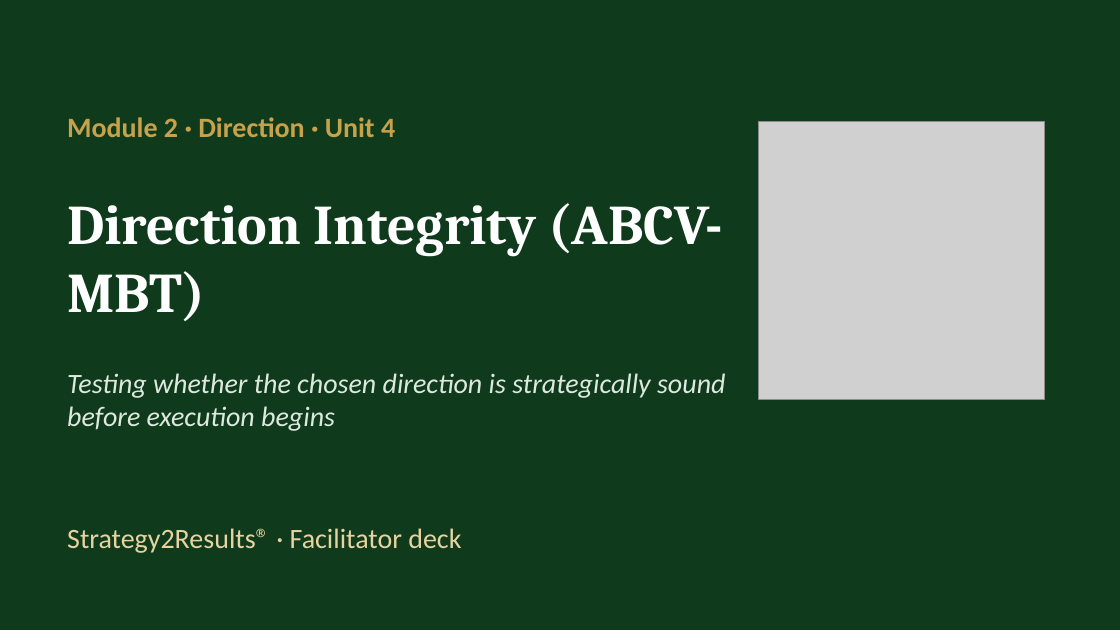
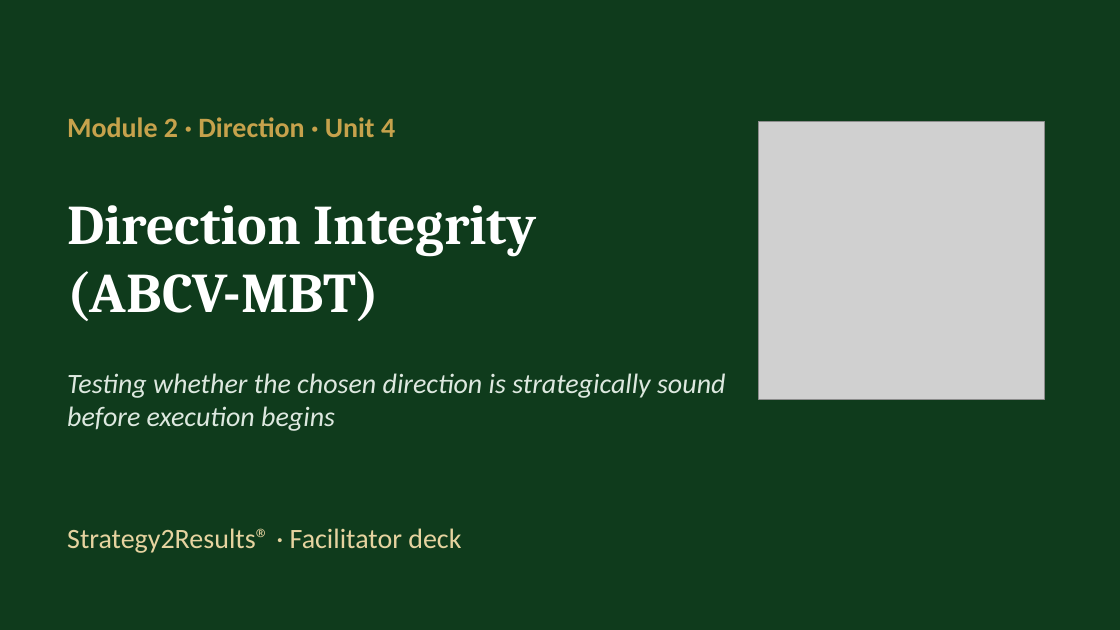
Before and after one commit to IBSL26/ibsl-platform, a slide deck: slide 1 of Unit decks/Unit 04 - Direction Integrity (ABCV-MBT).pptx. Drawn at 1120x630 pixels with LibreOffice and Linux fonts; fonts in the diff are those of the drawing; grey boxes stand for pictures. Boxes give left, top, right and bottom in pixels: in the first picture for what was removed or moved away, otherwise in the second. Text is boxed around its words. In the diff, an @@ line names an element or a change of style, - is before the commit and + after.

```diff
--- a/Unit decks/Unit 04 - Direction Integrity (ABCV-MBT).pptx
+++ b/Unit decks/Unit 04 - Direction Integrity (ABCV-MBT).pptx
@@ text at box(67, 205, 537, 321): text changed @@
-Direction Integrity (ABCV-MBT)
+Direction Integrity
+(ABCV-MBT)
```
Also in this commit, not shown: 6 other slides changed, 25 slides added, 5 slides removed, 30 other files.
